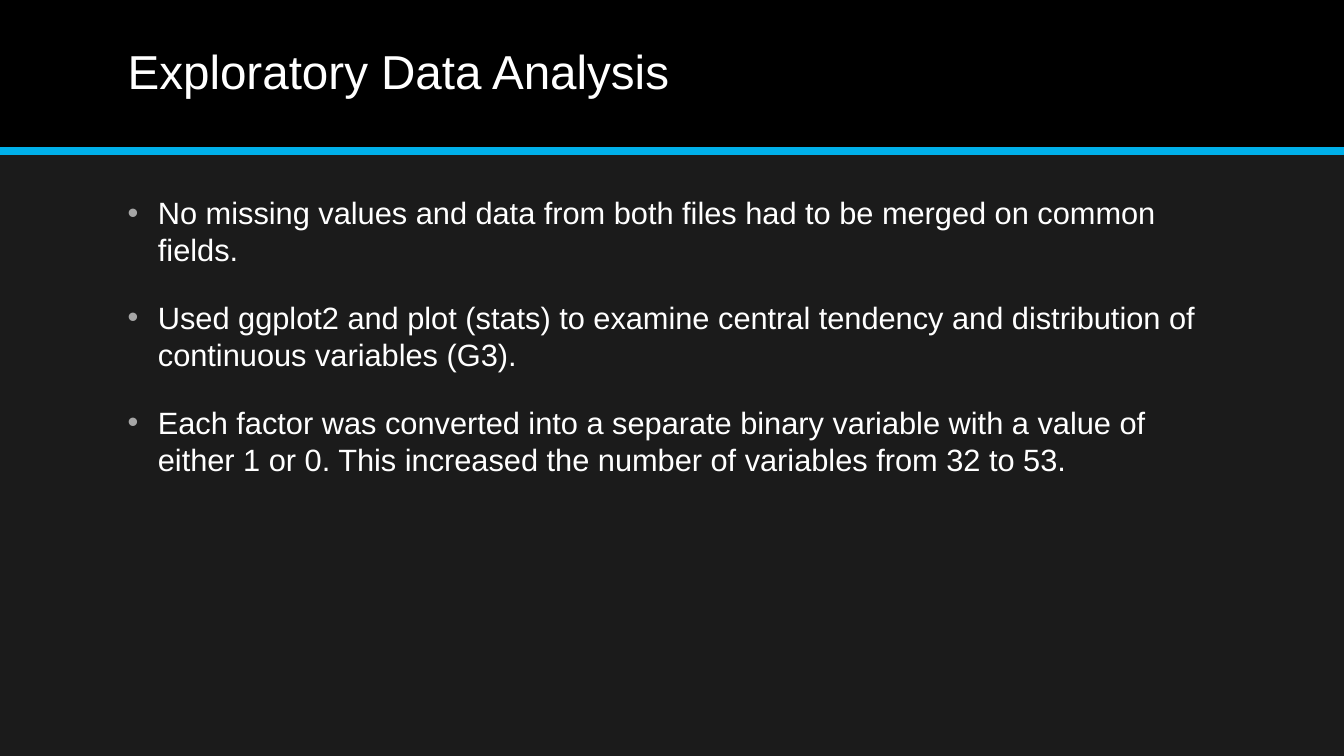
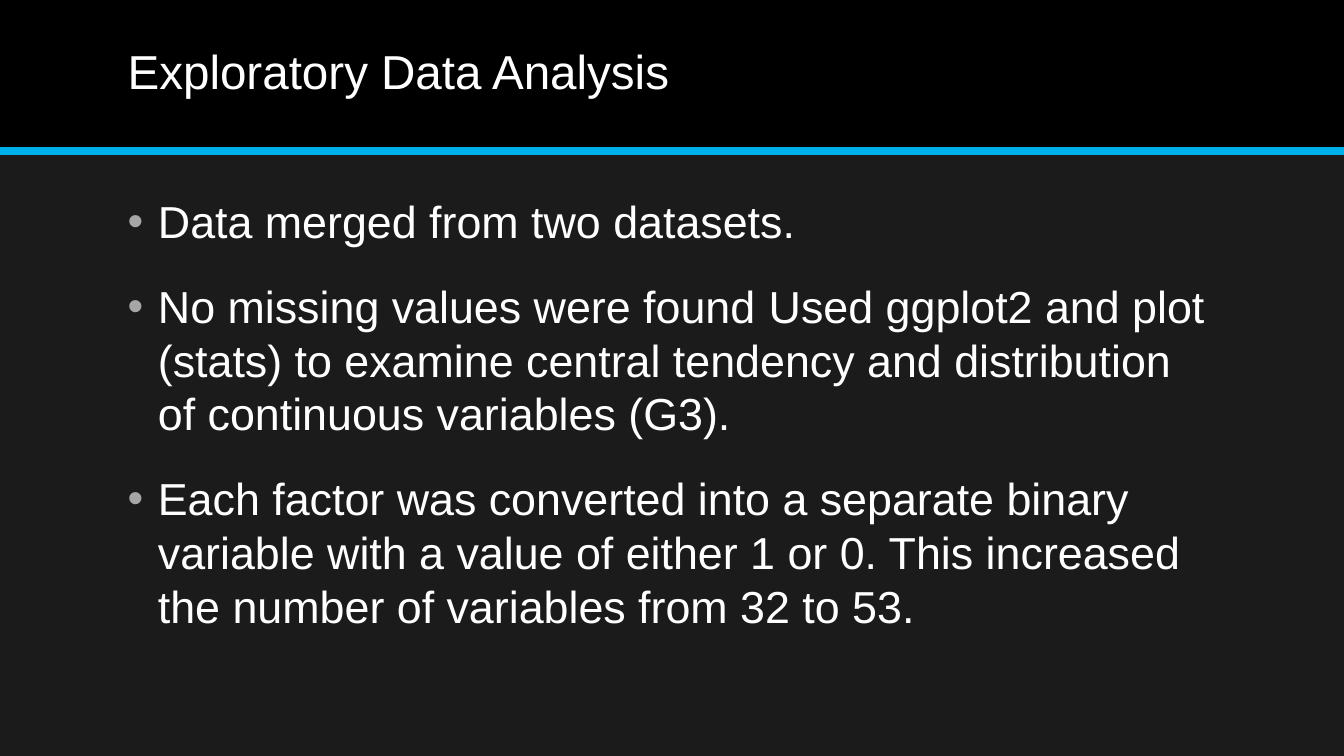
Before and after one commit to aajunwa/capstone, a slide deck: slide 9 of Student Alcohol Consumption Data Science Project.pptx (slide 6 before the commit). Drawn at 1344x756 pixels with LibreOffice and Linux fonts; fonts in the diff are those of the drawing. Boxes give left, top, right and bottom in pixels: in the first picture for what was removed or moved away, otherwise in the second. Text is boxed around its words. In the diff, an @@ line names an element or a change of style, - is before the commit and + after.

```diff
--- a/Student Alcohol Consumption Data Science Project.pptx
+++ b/Student Alcohol Consumption Data Science Project.pptx
@@ text at (158, 205, 1204, 439): text changed; size 22 to 32 pt @@
-• No missing values and data from both files had to be merged on common fields.
-• Used ggplot2 and plot (stats) to examine central tendency and distribution of continuous variables (G3).
+• Data merged from two datasets.
+• No missing values were found Used ggplot2 and plot (stats) to examine central tendency and distribution of continuous variables (G3).
@@ text at (158, 482, 1180, 624): size 22 to 32 pt in "Each factor was converted into a separate ..." @@
```
Also in this commit, not shown: 16 other slides changed, 3 slides added, 3 slides removed, 2 other files.
